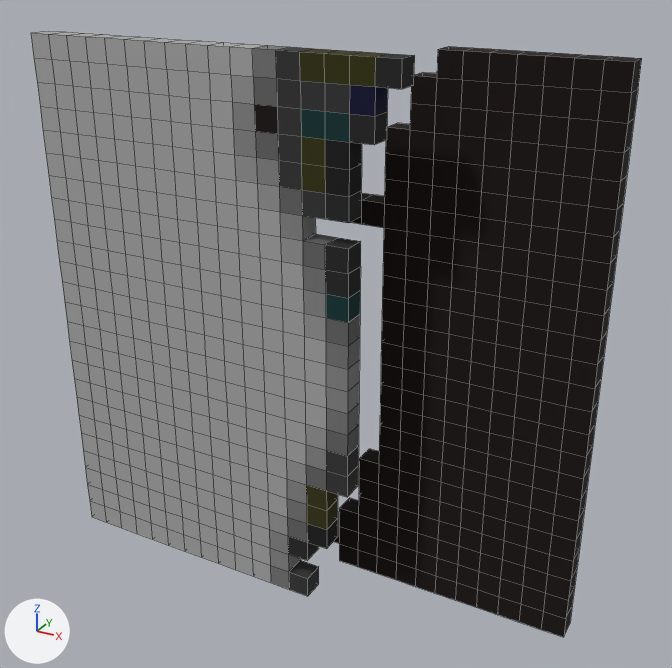
Before and after pictures for a commit that changed the OBJ model WindingTale2/Assets/Resources/Shapes/Shapes_30/Shape_30_116.obj.
Both versions are drawn from a 50 mm camera at (1.86, -3.34, 1.61) aimed at (0.1, -0.14, 0.01). Lighting does not change. The marker at lower left points along +X, +Y and +Z. The first picture is the older version. Mesh edges are drawn as thin lines. Where no turn or scale is listed for an object, it has been applied to the vertices. Vertices at exactly the same position are counted once.

Objects in the first picture: 'Shape_30_116'.
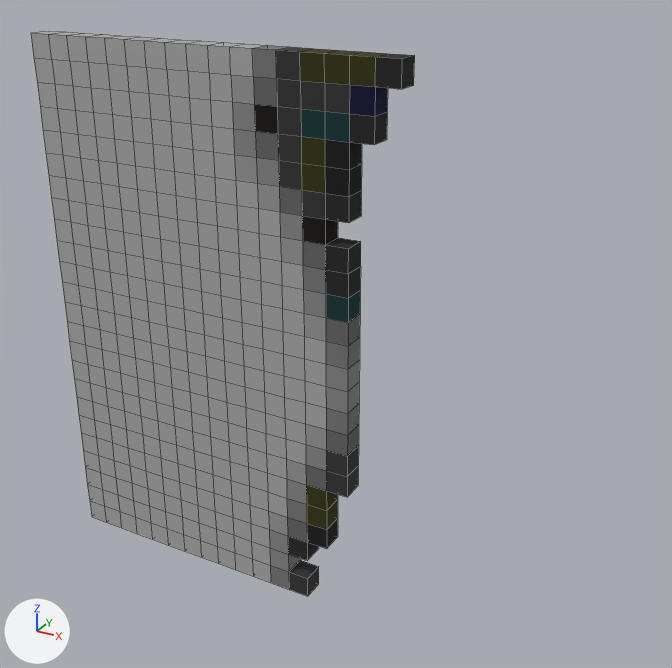
The newer file is also turned or shifted as a whole; pictures and numbers use the older file's frame.

Boxes (x1, y1, x2, y2) around the edits, measured in the pictures (672 x 668 px; the box of a moved part takes in the faces that stretch with it):
'Shape_30_116', reshaped (37% narrower, 7% shorter)
    before: (31, 31, 642, 637)
    after: (31, 31, 415, 596)
part 1 of me_shape_30_116, deleted
    before: (334, 46, 642, 637)
part 2 of me_shape_30_116, moved or reshaped
    before: (302, 216, 337, 245)
    after: (302, 216, 338, 245)

The change, as a list of edits to the scene's bpy script:
```text
Change me_shape_30_116:
    used by ob_shape_30_116; location = (0.0, 0.0, 0.0)
    verts and faces of me_shape_30_116; kept vertices keep their numbers, new ones are numbered from 1320
    before: 342 (0.1, -0.4, 0.6) at pixel (302, 215), 343 (0.1, -0.3, 0.6), 344 (0.2, -0.4, 0.6) at pixel (325, 219), 345 (0.2, -0.3, 0.6), 394 (0.1, -0.4, 0.5) at pixel (302, 240)
    before: 395 (0.1, -0.3, 0.5) at pixel (315, 233), 453 (0.2, -0.4, 0.5) at pixel (325, 244), 454 (0.2, -0.3, 0.5) at pixel (337, 237)
    remove me_shape_30_116.from_pydata(...)  # 1320 vertices, 1316 faces; spans x -1.2..1.2, y -0.4..0.0, z -1.2..1.2
    add me_shape_30_116.from_pydata(...)  # 794 vertices, 792 faces; spans x -1.2..0.5, y -0.4..-0.3, z -1.2..1.2
    me_shape_30_116 part 1: the loose piece of 526 vertices spanning x 0.0..1.2, y -0.1..0.0, z -1.2..1.2 is deleted
    me_shape_30_116 part 2
    add delete_faces([(342, 343, 345, 344), (342, 394, 395, 343), (394, 453, 454, 395)])
    add faces += [(344, 453, 454, 345), (342, 394, 453, 344), (343, 345, 454, 395)]
```
